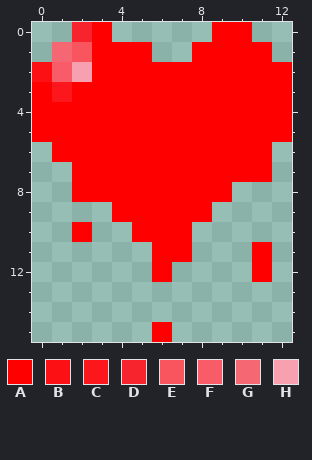
Pixel-art sprite, stored at friday13/live.png. The first picture shows the starting point.
The file is 13x16 pixels. Colours within 5 levels of each other are drawn and written as one.
Palette (. is transparent): A #ff0000  B #fc1014  C #fb171c  D #f8242d  E #f8555f  F #f75c68  G #f66774  H #f7a0b0
Now the later version:
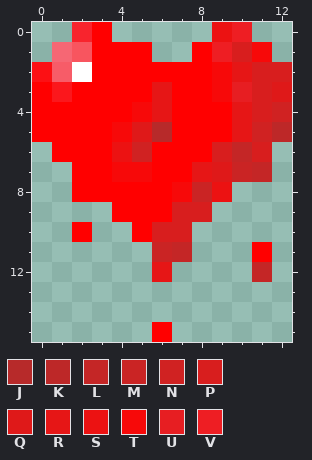
Colours new in this view: J #b72a2a  K #bd2828  L #c42626  M #ca2424  N #d02222  P #d81e1e  Q #df1919  R #e61616  S #ec1212  T #f70909  U #e71e22  V #ee1e23
Commit: 32bit live hacks
What changed:
@@ palette @@
-H #f7a0b0
+H #ffffff
@@ x 0..12 @@
- 0 ..DA.....AA..
- 1 .GEAAA..AAAA.
- 2 BFHAAAAAAAAAA
- 3 ACAAAAAAAAAAA
- 4 AAAAAAAAAAAAA
- 5 AAAAAAAAAAAAA
- 6 .AAAAAAAAAAA.
- 7 ..AAAAAAAAAA.
- 8 ..AAAAAAAA...
- 9 ....AAAAA....
-10 ..A..AAA.....
-11 ......AA...A.
-12 ......A....A.
+ 0 ..DA.....SV..
+ 1 .GEAAA..AVPT.
+ 2 BFHAAAAAATRPP
+ 3 ACAAAARAATUPQ
+ 4 AAAAATRAAARPN
+ 5 AAAATQJAAARNK
+ 6 .AAASNAAAPLP.
+ 7 ..AATTAARQML.
+ 8 ..AAAAATMS...
+ 9 ....AAAPP....
+10 ..A..APP.....
+11 ......ML...A.
+12 ......R....L.
 13 .............
Where, in picture pixels (left, top, right, bottom), the same in both pictures:
changed: (72, 22, 292, 282)
